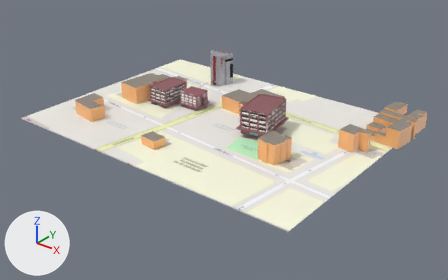
One commit to the OBJ model app/src/main/assets/models/Mapa.obj: the scene before it, then after it.
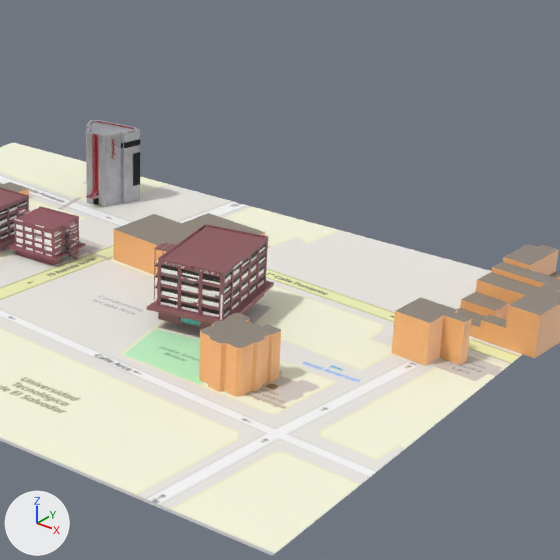
Each version appears first whole from a camera (50 mm lens) standing at (347.0, -426.0, 246.0) and looking at (14.0, -10.0, -12.0), and next in a close-up on the part from 39% to 91% of the width and 0% to 83% of the height. The lights are fixed; the arrows at lower left show +X, +Y and +Z. Where no turn or scale is listed for an object, it has been applied to the vertices. Vertices at the same position are counted once.

In view in the first close-up: 'Benito_v9', 'Fundadores_v15_Fundadores_v15.002', 'Morazan_v21', 'Morazan_v21.002', 'Terrain', 'map_3.osm_buildings'.
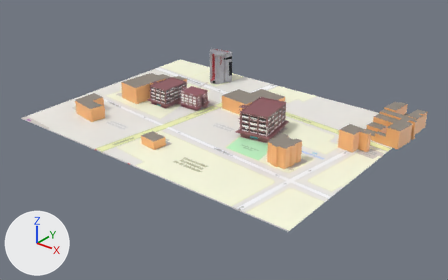
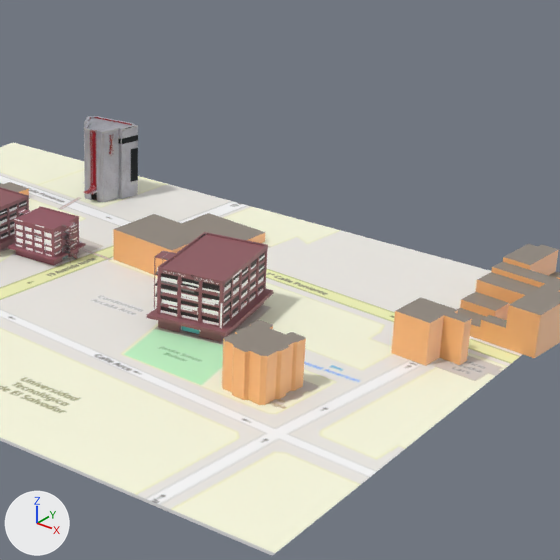
Boxes [x1, y1, x2, y2] around the edits, measured in the close-ups (560 x 560 px; the box of a moved part takes in the faces that stretch with it):
'map_3.osm_buildings', reshaped
    before: [0, 182, 560, 396]
    after: [0, 182, 560, 405]
'Morazan_v21.002', mesh moved
    before: [147, 224, 274, 329]
    after: [147, 232, 273, 342]
'Fundadores_v15_Fundadores_v15.002', mesh moved
    before: [86, 120, 140, 207]
    after: [84, 116, 138, 202]
part 2 of me_map_3_osm_buildings, moved or reshaped
    before: [199, 313, 281, 396]
    after: [222, 320, 306, 405]

The change, as a diff of the scene's bpy script:
```diff
--- a/app/src/main/assets/models/Mapa.obj.py
+++ b/app/src/main/assets/models/Mapa.obj.py
@@ me_fundadores_v15_fundadores_v15_002 @@
 me_fundadores_v15_fundadores_v15_002.from_pydata(...)  # 1372 vertices, 2748 faces; spans x -80.6..-53.3, y 67.3..91.8, z 0.1..34.1
 # used by ob_fundadores_v15_fundadores_v15_002; location = (0.0, 0.0, 0.0)
+# me_fundadores_v15_fundadores_v15_002 part 1: the whole mesh is moved by (-4.6, 4.1, 0.0)
 me_fundadores_v15_fundadores_v15_002.materials.append(mat_material_001)
@@ me_map_3_osm_buildings @@
 me_map_3_osm_buildings.from_pydata(...)  # 263 vertices, 155 faces; spans x -124.0..164.0, y -83.0..115.0, z 0.0..19.0
 # used by ob_map_3_osm_buildings; location = (0.0, 0.0, 0.0)
+# me_map_3_osm_buildings part 2: the loose piece of 64 vertices spanning x 74.0..96.0, y -42.0..-18.0, z 0.0..19.0 is moved by (10.0, 0.0, 0.0)
 me_map_3_osm_buildings.materials.append(mat_wall)
@@ me_morazan_v21_002 @@
 me_morazan_v21_002.from_pydata(...)  # 3220 vertices, 6164 faces; spans x 27.3..67.3, y -18.6..30.5, z 3.8..28.9
 # used by ob_morazan_v21_002; location = (0.0, 0.0, 0.0)
+# me_morazan_v21_002 part 3: the whole mesh is moved by (0.0, 0.0, -3.5)
 me_morazan_v21_002.materials.append(mat_steel___satin_002)
```
